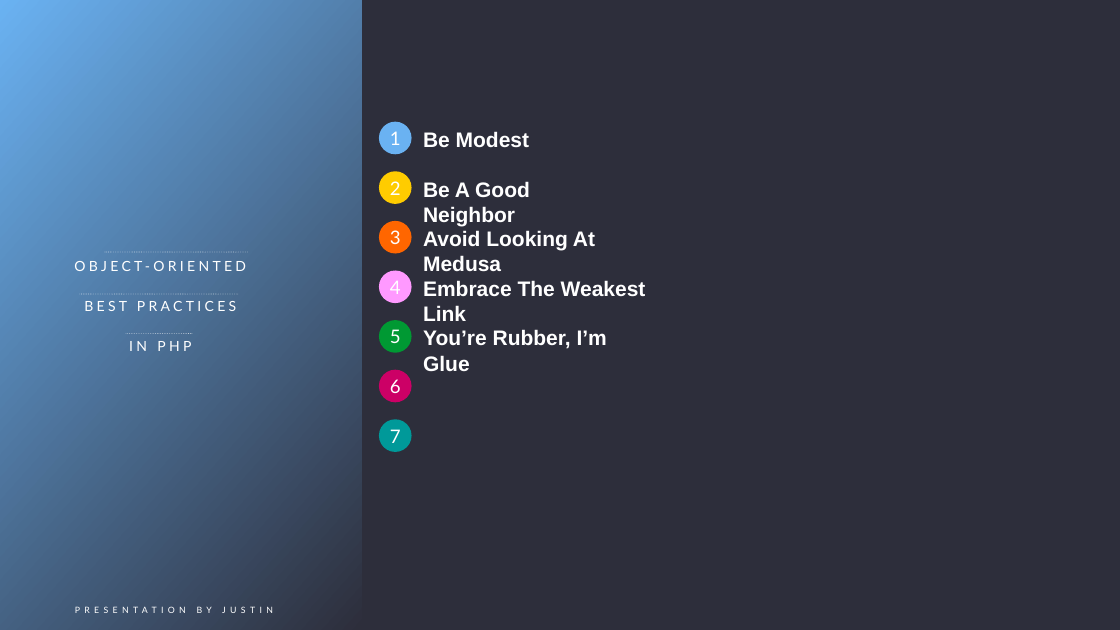
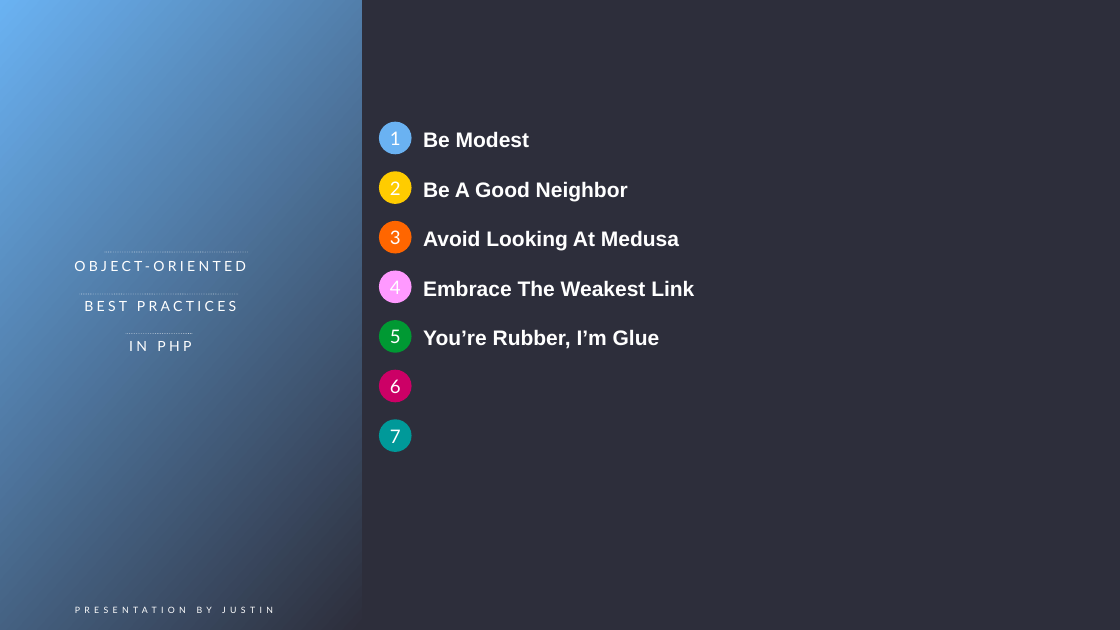
Before and after one commit to wilmer737/react-learning, a slide deck: slide 8 of tech_ppt.pptx. Drawn at 1120x630 pixels with LibreOffice and Linux fonts; fonts in the diff are those of the drawing. Boxes give left, top, right and bottom in pixels: in the first picture for what was removed or moved away, otherwise in the second. Text is boxed around its words. In the diff, an @@ line names an element or a change of style, - is before the commit and + after.

```diff
--- a/tech_ppt.pptx
+++ b/tech_ppt.pptx
@@ text "Be A Good Neighbor" rewrapped from [423, 181, 530, 226] to [423, 181, 628, 201] @@
@@ text "Avoid Looking At Medusa" rewrapped from [423, 230, 595, 271] to [423, 230, 679, 251] @@
@@ text "Embrace The Weakest Link" rewrapped from [423, 280, 646, 321] to [423, 280, 694, 296] @@
@@ text "You’re Rubber, I’m Glue" rewrapped from [423, 329, 607, 371] to [423, 329, 660, 349] @@
```
Also in this commit, not shown: 7 other slides changed, 1 other file.
